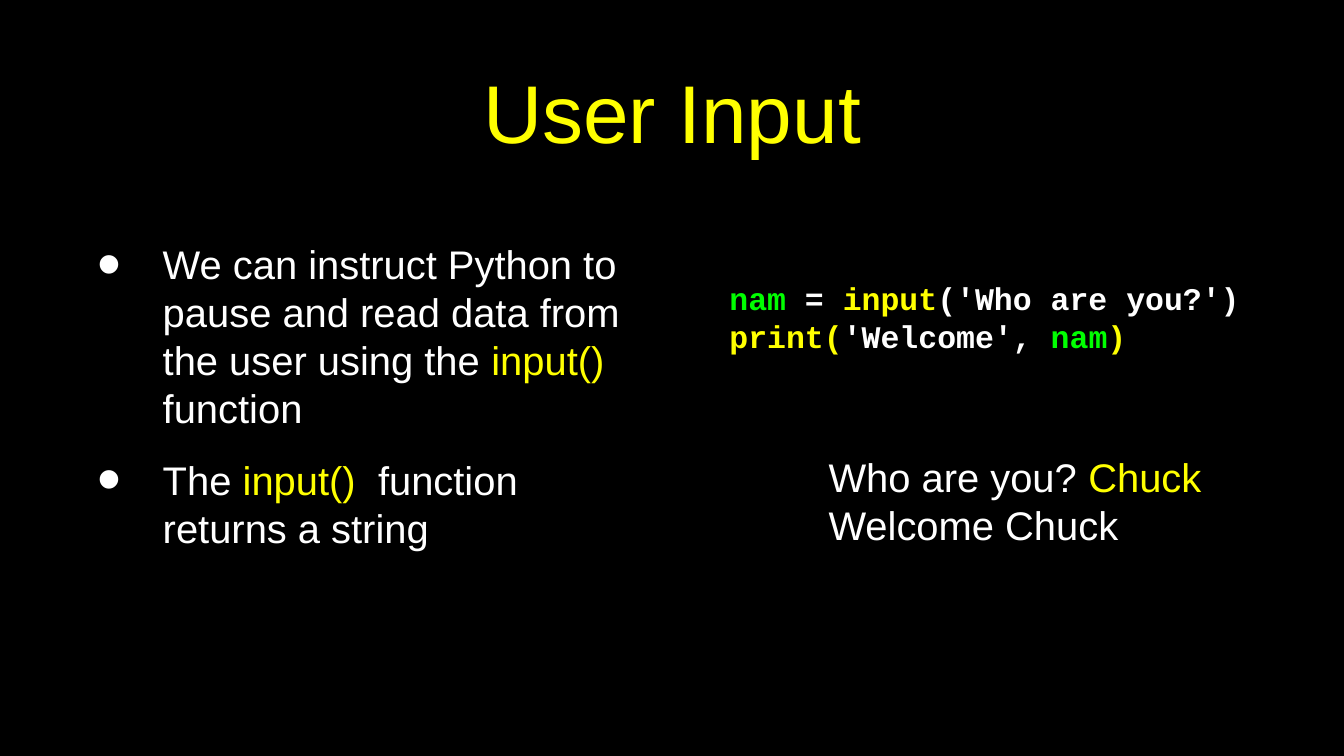
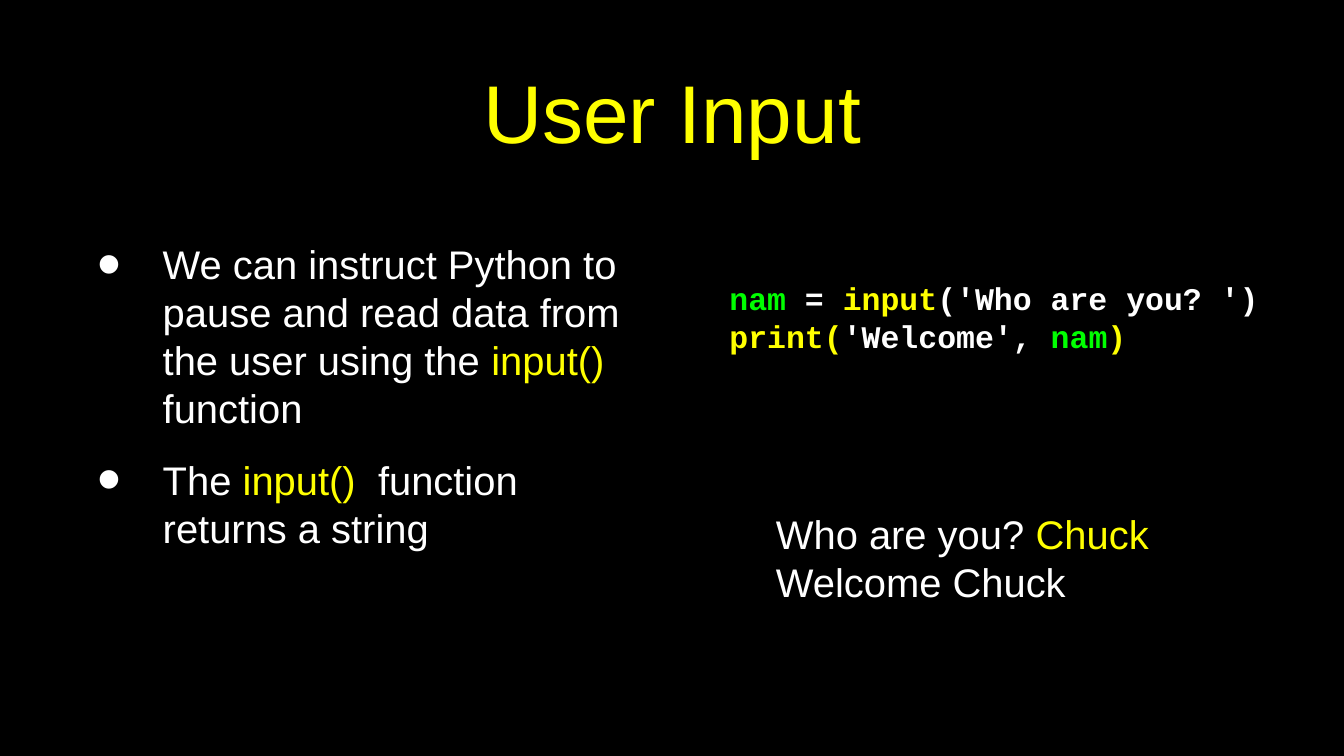
Before and after one commit to csev/py4e, a slide deck: slide 28 of lectures3/Pythonlearn-02-Expressions.pptx. Drawn at 1344x756 pixels with LibreOffice and Linux fonts; fonts in the diff are those of the drawing. Boxes give left, top, right and bottom in pixels: in the first picture for what was removed or moved away, otherwise in the second. Text is boxed around its words. In the diff, an @@ line names an element or a change of style, - is before the commit and + after.

```diff
--- a/lectures3/Pythonlearn-02-Expressions.pptx
+++ b/lectures3/Pythonlearn-02-Expressions.pptx
@@ text at bbox=[729, 288, 1202, 317]: spaces changed @@
-nam = input('Who are you?')
+nam = input('Who are you? ')
@@ text "Who are you? Chuck": place and size @@
-text "Who are you? Chuck" at bbox=[829, 463, 1201, 541]
+text "Who are you? Chuck" at bbox=[776, 520, 1149, 598]
```
Also in this commit, not shown: 6 other slides changed, 1 other file.
